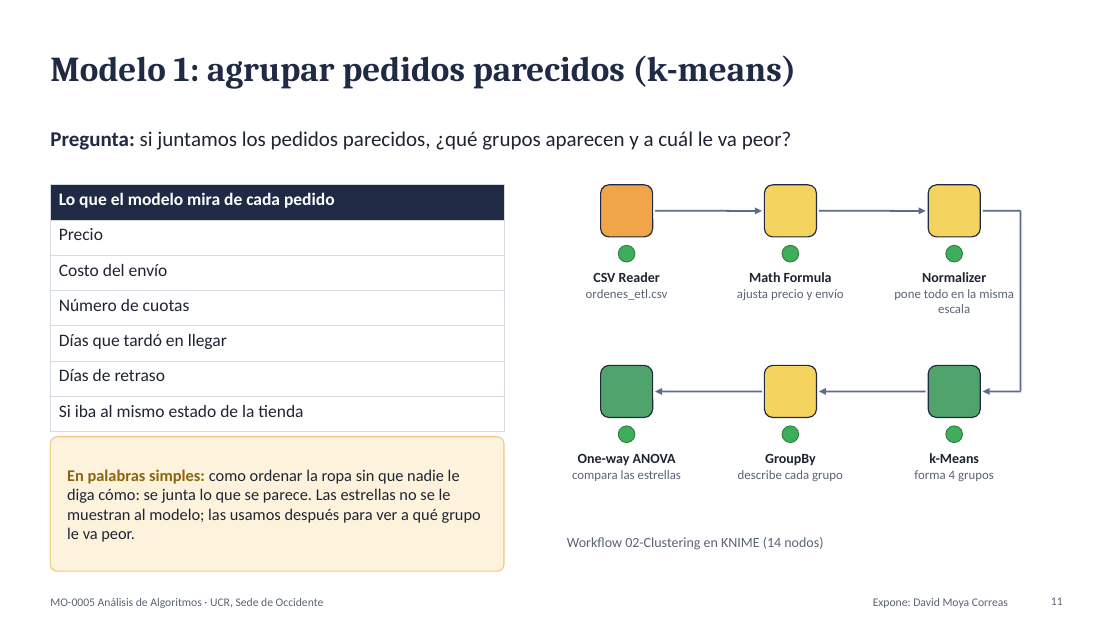
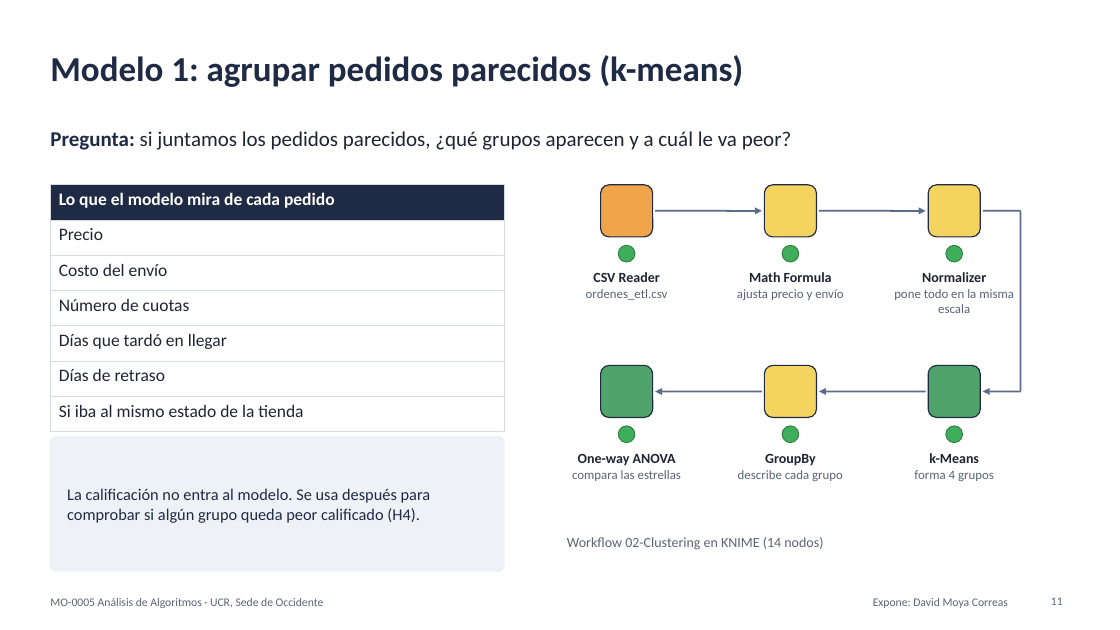
Before and after one commit to FerretoDev/mo0005-ecommerce-ml, a slide deck: slide 11 of presentacion/presentacion.pptx. Drawn at 1120x630 pixels with LibreOffice and Linux fonts; fonts in the diff are those of the drawing. Boxes give left, top, right and bottom in pixels: in the first picture for what was removed or moved away, otherwise in the second. Text is boxed around its words. In the diff, an @@ line names an element or a change of style, - is before the commit and + after.

```diff
--- a/presentacion/presentacion.pptx
+++ b/presentacion/presentacion.pptx
@@ title "Modelo 1: agrupar pedidos parecidos ..." at [50, 55, 743, 87]: font Cambria to Calibri @@
@@ rounded rectangle at [50, 437, 504, 571]: fill #FDF3DC to #EEF1F6; outline #EBCB85 1 pt to #EEF1F6 1 pt; proportions changed @@
@@ text at [67, 488, 431, 523]: text changed; text colour #1F2433 to #1F2A44 @@
-En palabras simples: como ordenar la ropa sin que nadie le diga cómo: se junta lo que se parece. Las estrellas no se le muestran al modelo; las usamos después para ver a qué grupo le va peor.
+La calificación no entra al modelo. Se usa después para comprobar si algún grupo queda peor calificado (H4).
```
Also in this commit, not shown: 25 other slides changed, 2 other files.
